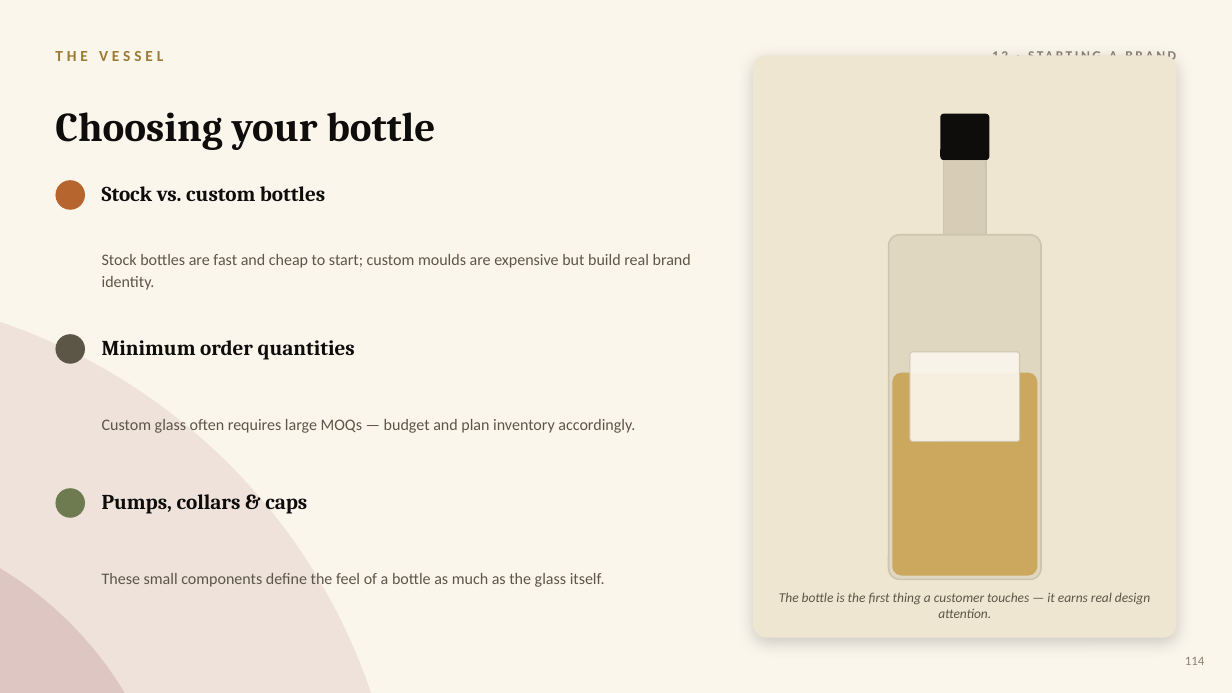
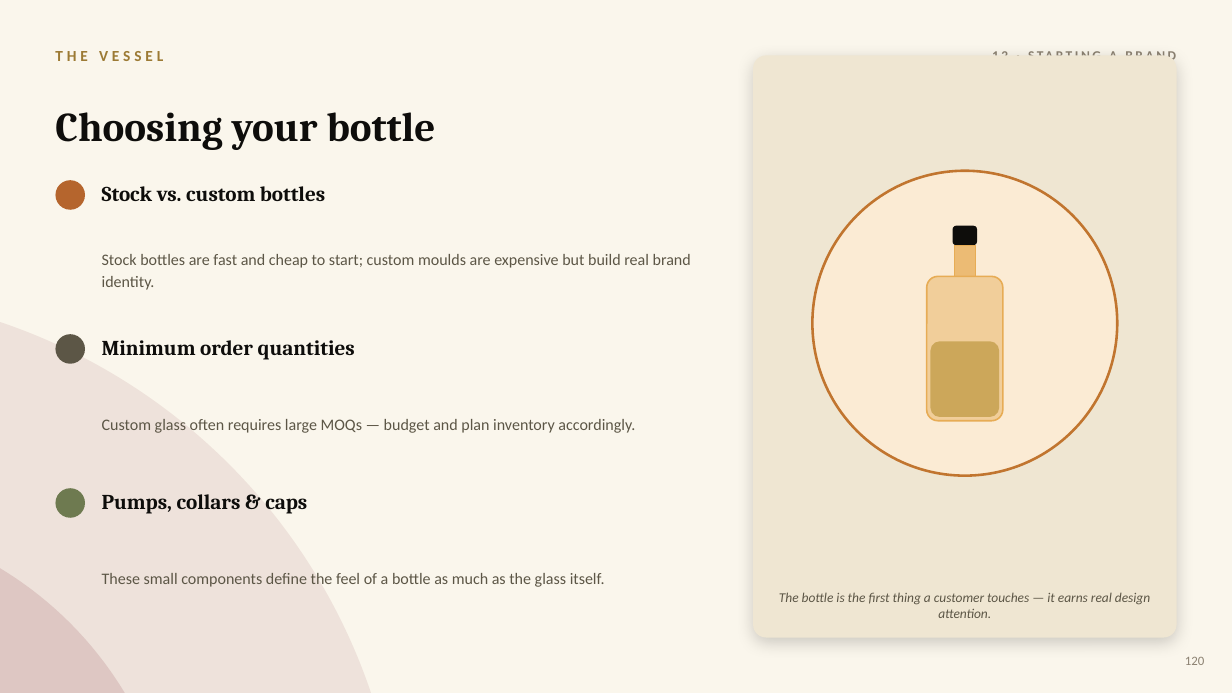
Before and after one commit to yevfumes/yev, a slide deck: slide 135 of course/YEVFUMES_Perfumery_Course.pptx (slide 129 before the commit). Drawn at 1232x693 pixels with LibreOffice and Linux fonts; fonts in the diff are those of the drawing. Boxes give left, top, right and bottom in pixels: in the first picture for what was removed or moved away, otherwise in the second. Text is boxed around its words. In the diff, an @@ line names an element or a change of style, - is before the commit and + after.

```diff
--- a/course/YEVFUMES_Perfumery_Course.pptx
+++ b/course/YEVFUMES_Perfumery_Course.pptx
@@ ellipse added at (812, 171, 1117, 476), fill #FBEBD4 @@
@@ ellipse added at (812, 171, 1117, 476), outline #C1752F 2.02 pt @@
@@ rectangle removed at (944, 160, 986, 235) @@
@@ rounded rectangle removed at (889, 235, 1042, 579) @@
@@ rounded rectangle: place and size @@
-rounded rectangle at (941, 114, 990, 160)
+rounded rectangle at (953, 226, 978, 245)
@@ rounded rectangle at (953, 226, 978, 245): proportions changed @@
@@ rectangle added at (955, 245, 976, 276), fill #E7AC55 at 75% opacity, outline #E7AC55 1 pt @@
@@ rounded rectangle added at (927, 276, 1003, 421), fill #E7AC55 at 45% opacity, outline #E7AC55 1.25 pt @@
@@ rounded rectangle: place and size @@
-rounded rectangle at (910, 352, 1020, 442)
+rounded rectangle at (931, 341, 999, 417)
@@ rounded rectangle at (931, 341, 999, 417): fill #FAF6EC at 92% opacity to #C9A354 at 90% opacity; outline #CFC5AE 0.75 pt to none; proportions changed @@
@@ rounded rectangle removed at (893, 372, 1038, 576) @@
@@ text at (1185, 657, 1204, 665): text changed @@
-114
+120
```
Also in this commit, not shown: 101 other slides changed, 6 slides added.
